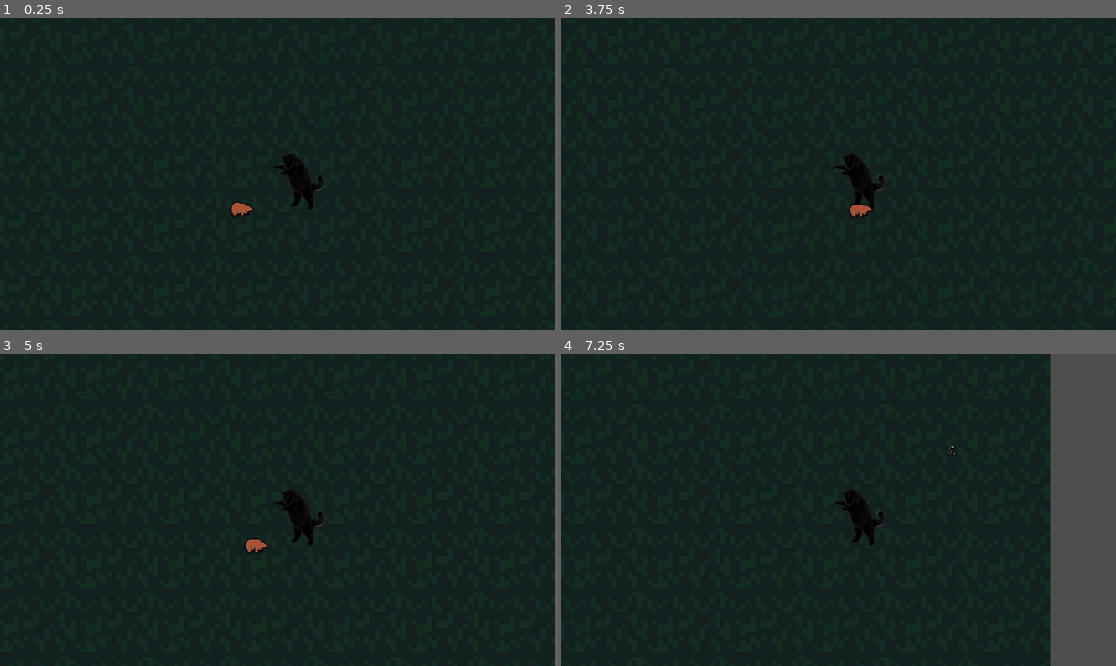
Above: before the commit, frames 1-4 (two rows, left to right).
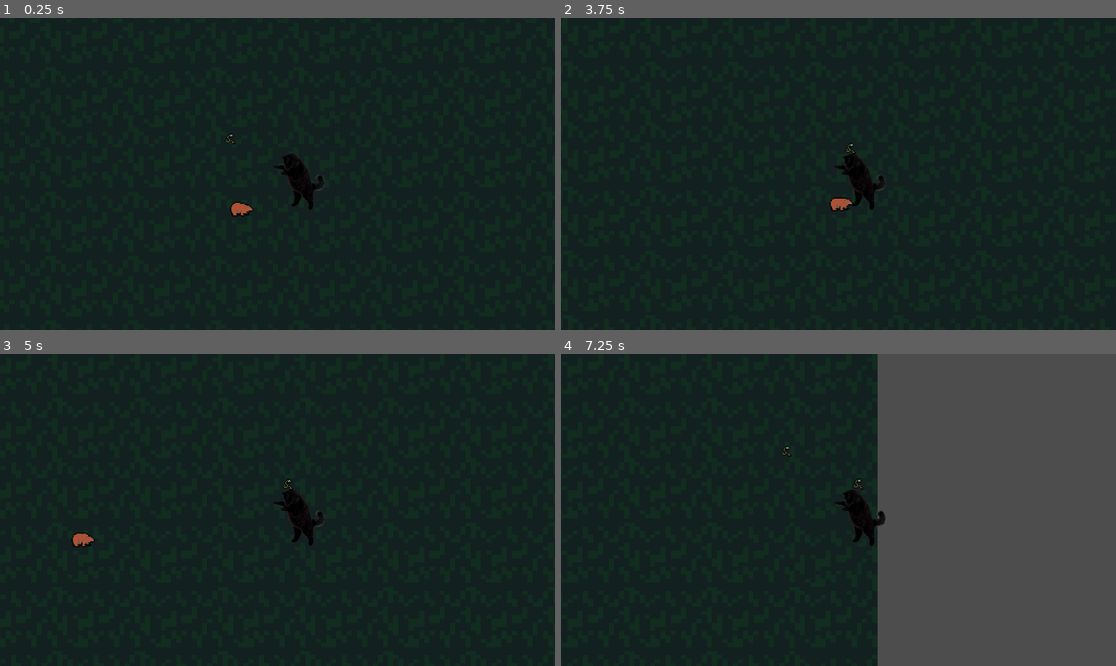
Above: after the commit, the same moments.

Repository: kylethesre/codename-avp
Game: Godot game, scene res://scenes/game.tscn
Same seed, same stepped clock (60 frames per second), same inputs: the game is played once before the commit and once after it.
Inputs:
- Up to frame 1 (0.25 s): no input
- Up to frame 2 (3.75 s): tap Enter (ui_accept) at 0.5, 0.77, 1.52, 2, 3.02 s; hold Right (ui_right) 0.53-2.03 s; hold Left (ui_left) from 2.03 s (still down)
- Up to frame 3 (5 s): tap Enter (ui_accept) at 3.77, 4.52 s; release Left (ui_left) at 4.28 s; hold Right (ui_right) from 4.28 s (still down)
- Up to frame 4 (7.25 s): keep holding Right (ui_right); tap Enter (ui_accept) at 6.02, 6.77 s

The runs differ from the first frame. In frame 1, less than 0.1% of the frame differs, in the area x 40-43%, y 36-41%; in frame 2, 0.3%; in frame 3, 0.3%; in frame 4, 31%, in the area x 39-89%, y 0-100%.

Commit message:
Install ziva

Diff:
--- a/scenes/game.tscn
+++ b/scenes/game.tscn
@@ -7,6 +7,7 @@
 [ext_resource type="PackedScene" uid="uid://dtbc0eheowrlr" path="res://scenes/bear.tscn" id="3_lnu2h"]
 [ext_resource type="Script" uid="uid://cru0bg2j6kkxh" path="res://scripts/enemy_spawner.gd" id="6_p57ef"]
 [ext_resource type="PackedScene" uid="uid://d3mcyyxw3fmdr" path="res://scenes/enemy_pool.tscn" id="7_u5sy4"]
+[ext_resource type="PackedScene" uid="uid://c85ouliehxjhs" path="res://scenes/snake.tscn" id="8_gee14"]
 
 [sub_resource type="WorldBoundaryShape2D" id="WorldBoundaryShape2D_uwrxv"]
 
@@ -42,3 +43,6 @@
 enemy_pool_scene = ExtResource("7_u5sy4")
 
 [node name="Timer" type="Timer" parent="EnemySpawner" unique_id=689960714]
+
+[node name="Snake" parent="." unique_id=165947573 instance=ExtResource("8_gee14")]
+position = Vector2(-53, -39)
Not shown, added: addons/ziva_agent/audio/done-sound.wav.import
Not shown, added: addons/ziva_agent/audio/knock.wav.import
Not shown, added: addons/ziva_agent/audio/pop-bright.wav.import
Not shown, added: addons/ziva_agent/audio/soft-ping.wav.import
Not shown, added: addons/ziva_agent/audio/tink.wav.import
Not shown, added: addons/ziva_agent/audio/xylophone.wav.import
Not shown, added: addons/ziva_agent/bin-deps/windows_x86_64/.gdignore
Not shown, added: addons/ziva_agent/db/migrations/meta/0000_snapshot.json
Not shown, added: addons/ziva_agent/db/migrations/meta/0001_snapshot.json
Not shown, added: addons/ziva_agent/db/migrations/meta/0002_snapshot.json
Not shown, added: addons/ziva_agent/db/migrations/meta/0003_snapshot.json
Not shown, added: addons/ziva_agent/db/migrations/meta/0004_snapshot.json
(and 42 more such lines)
